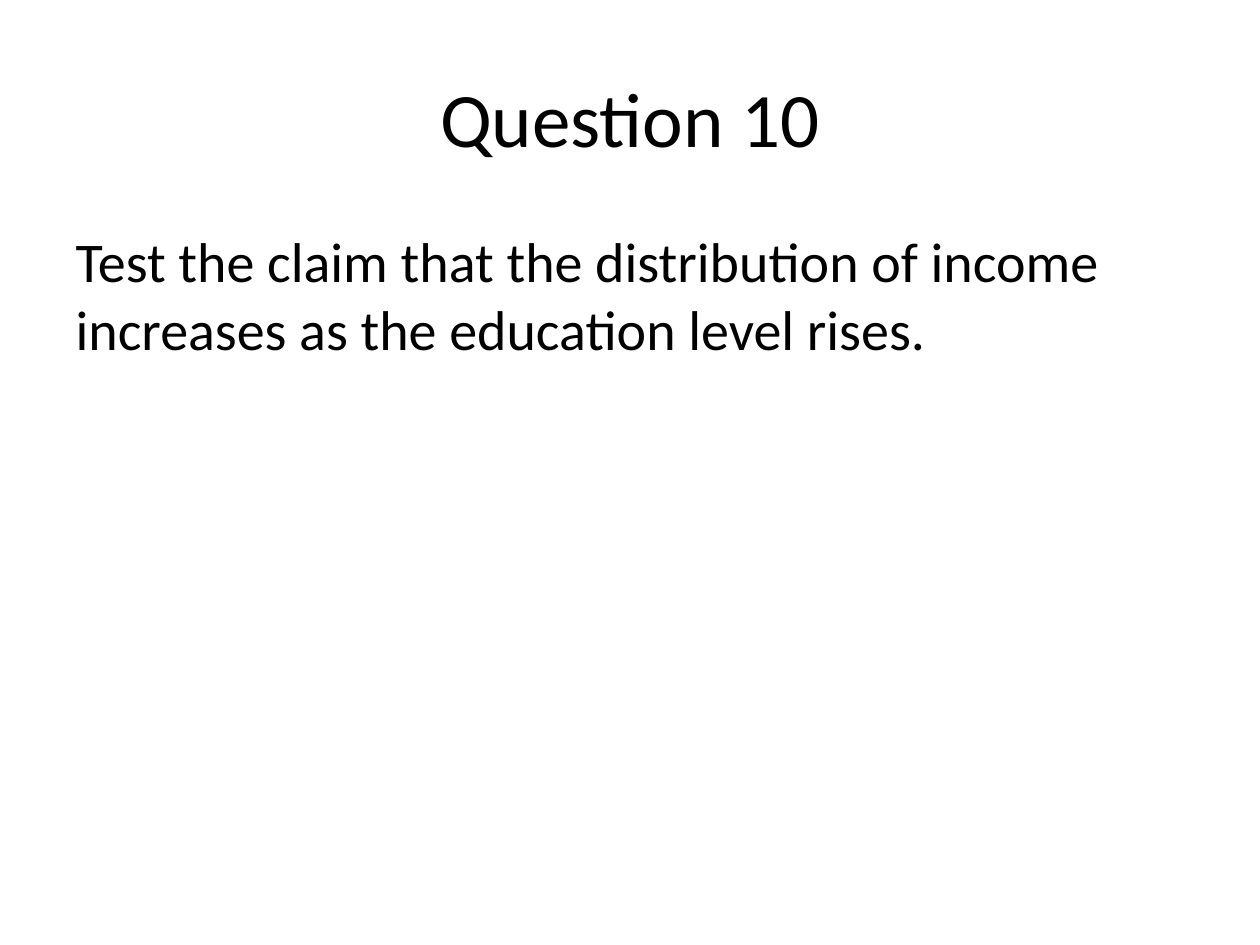
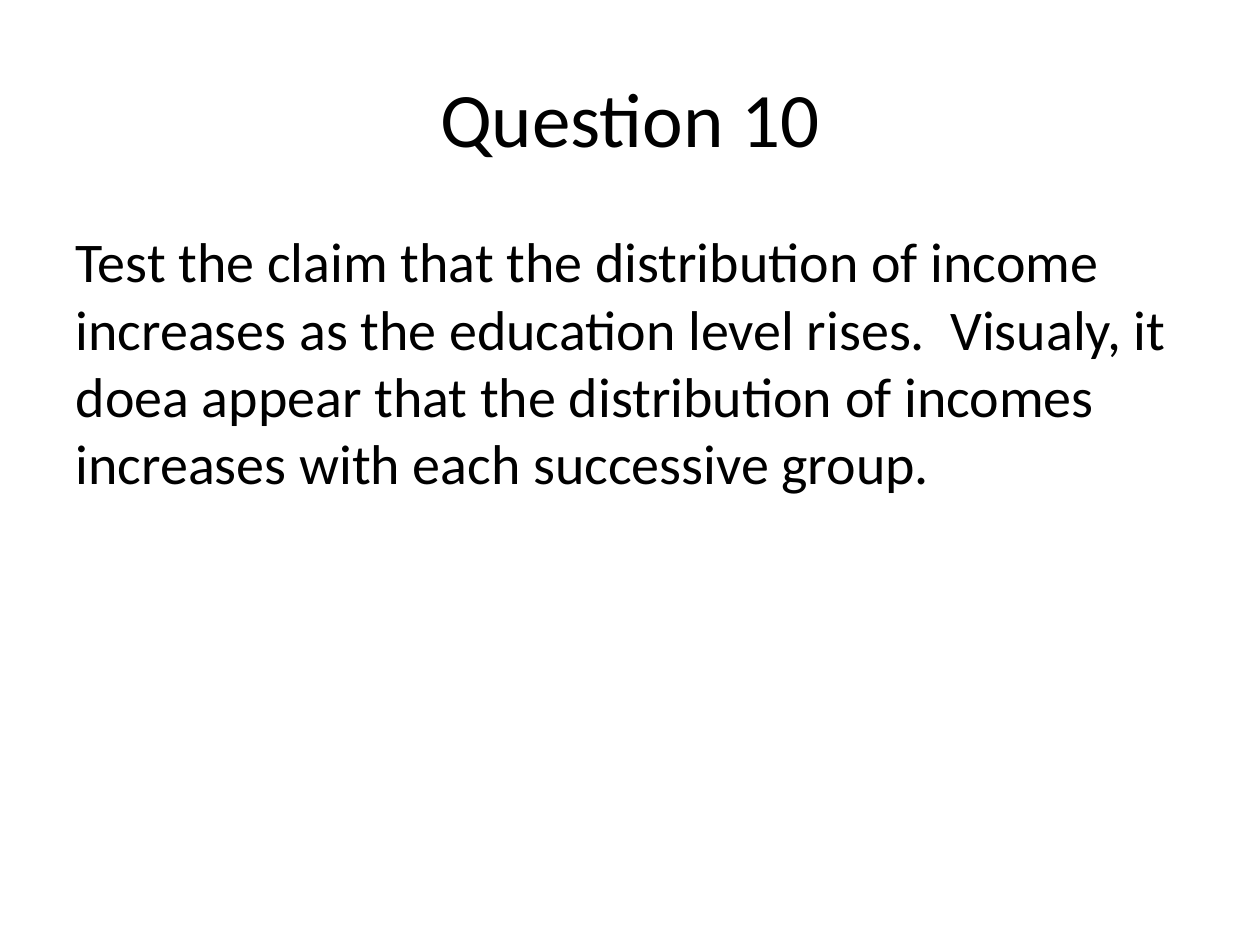
Before and after one commit to rmpalmer/MDS-6306-Doing-Data-Science-Fall-2019, a slide deck: slide 11 of Unit 2/Richard_Palmer_LiveSession_2.pptx (slide 16 before the commit). Drawn at 1260x945 pixels with LibreOffice and Linux fonts; fonts in the diff are those of the drawing. Boxes give left, top, right and bottom in pixels: in the first picture for what was removed or moved away, otherwise in the second. Text is boxed around its words. In the diff, an @@ line names an element or a change of style, - is before the commit and + after.

```diff
--- a/Unit 2/Richard_Palmer_LiveSession_2.pptx
+++ b/Unit 2/Richard_Palmer_LiveSession_2.pptx
@@ text at box(76, 243, 1166, 494): text changed @@
-Test the claim that the distribution of income increases as the education level rises.
+Test the claim that the distribution of income increases as the education level rises. Visualy, it doea appear that the distribution of incomes increases with each successive group.
```
Also in this commit, not shown: 7 other slides changed, 1 slide added, 6 slides removed, 1 other file.
